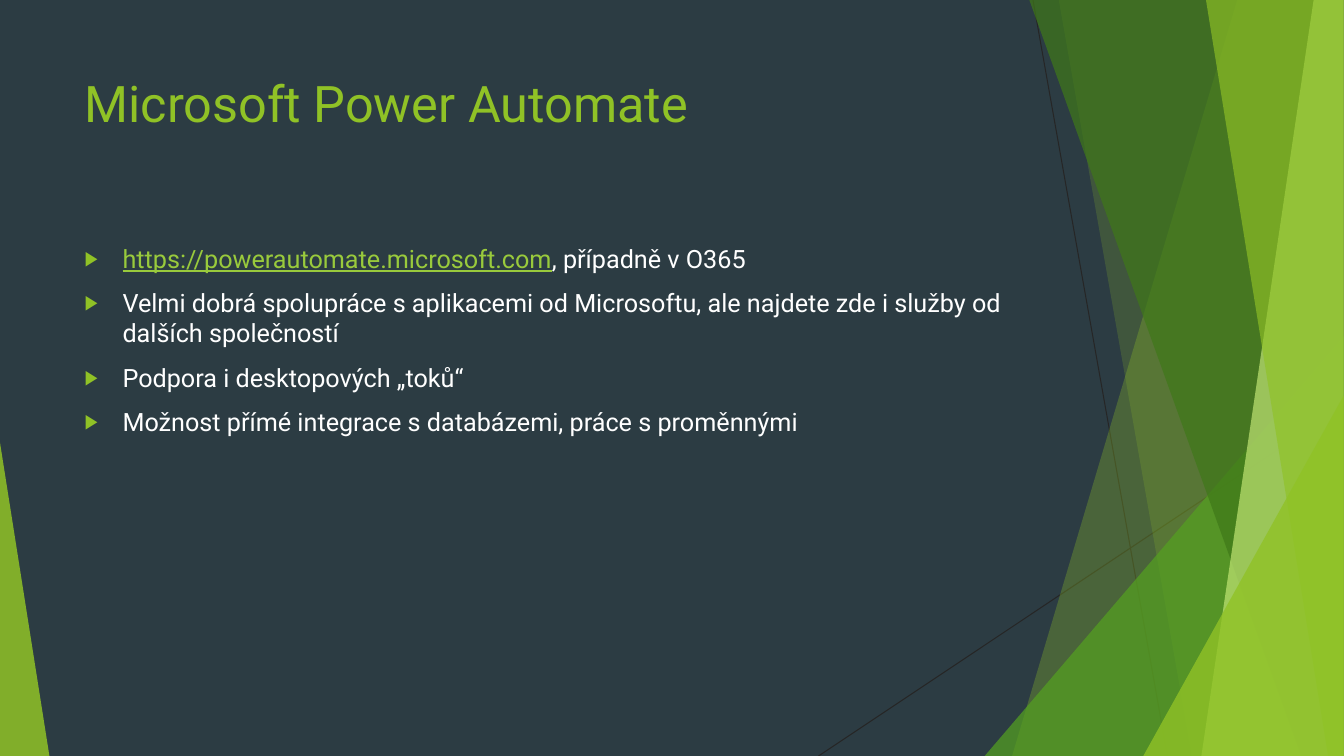
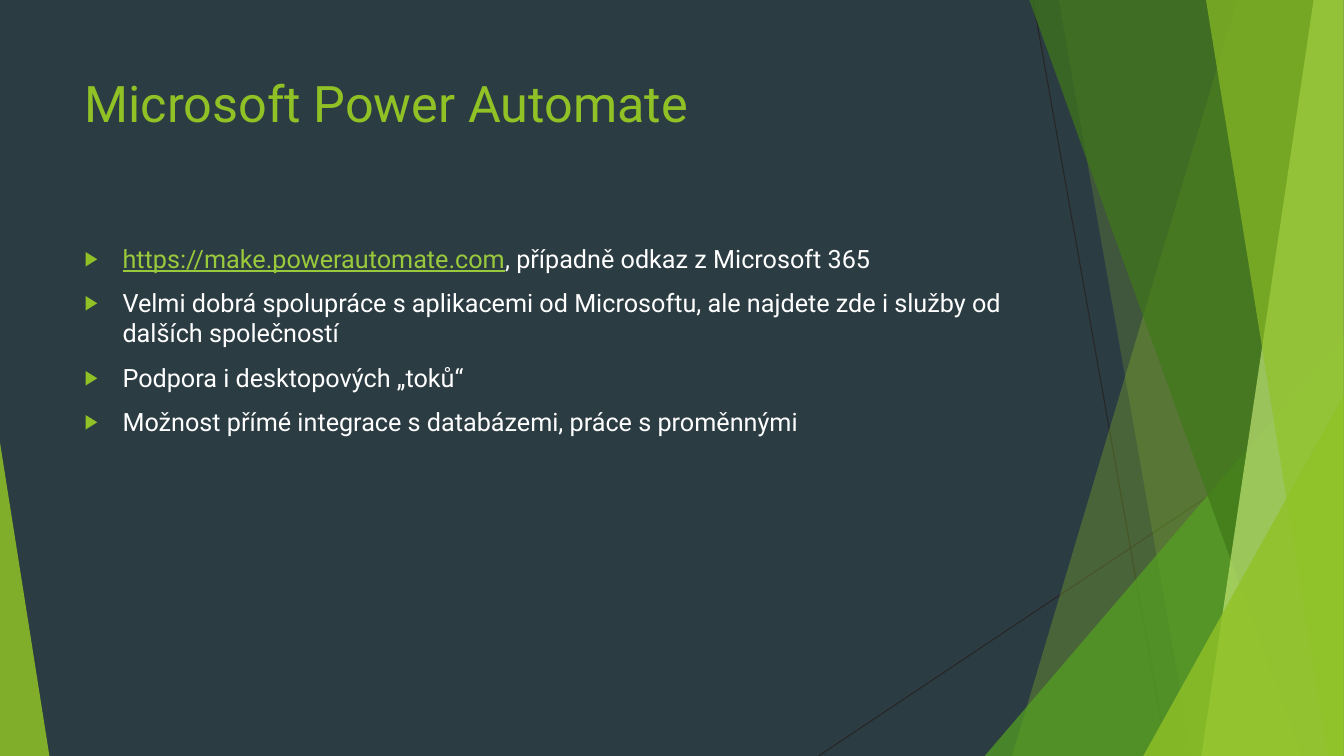
Before and after one commit to 4iz160/cviceni, a slide deck: slide 22 of 11-integracni-sluzby/cviceni-11.pptx. Drawn at 1344x756 pixels with LibreOffice and Linux fonts; fonts in the diff are those of the drawing. Boxes give left, top, right and bottom in pixels: in the first picture for what was removed or moved away, otherwise in the second. Text is boxed around its words. In the diff, an @@ line names an element or a change of style, - is before the commit and + after.

```diff
--- a/11-integracni-sluzby/cviceni-11.pptx
+++ b/11-integracni-sluzby/cviceni-11.pptx
@@ text at (123, 249, 870, 273): text changed @@
-▶ https://powerautomate.microsoft.com, případně v O365
+▶ https://make.powerautomate.com, případně odkaz z Microsoft 365
```
Also in this commit, not shown: 4 other slides changed, 1 other file.
